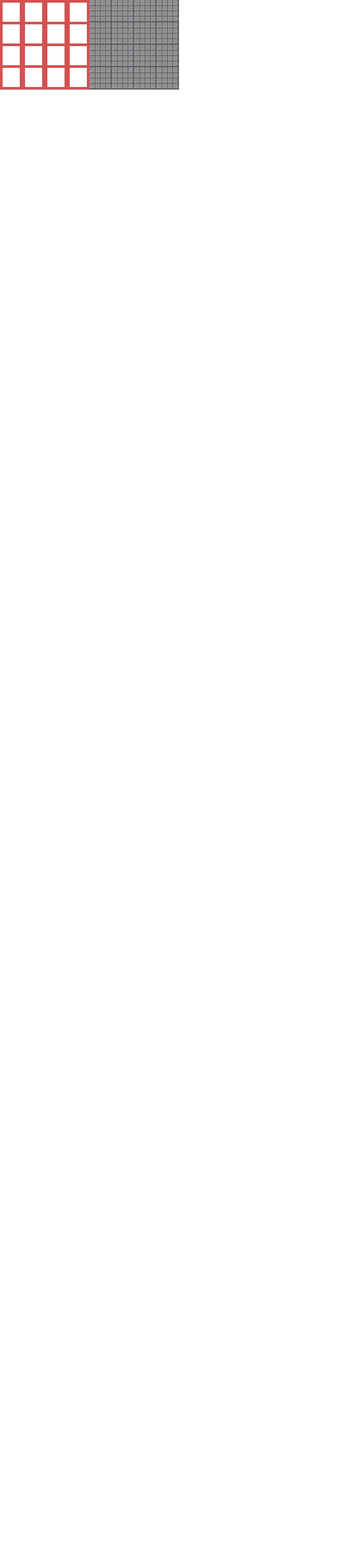
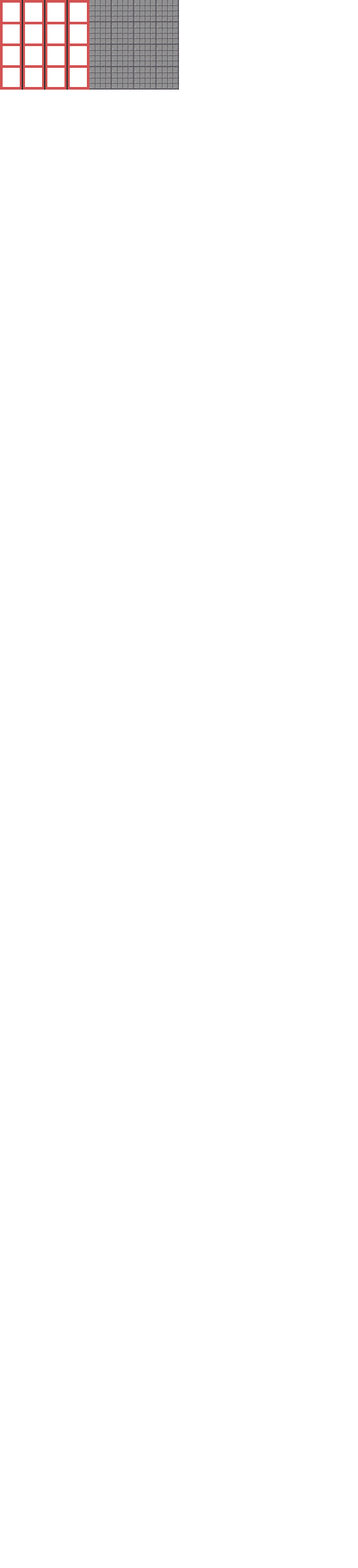
Comparing the layer stacks of the two w=358, h=1568 images. Changes:
painted on "cyberfirestationTiles" over [21, 0, 68, 90]
